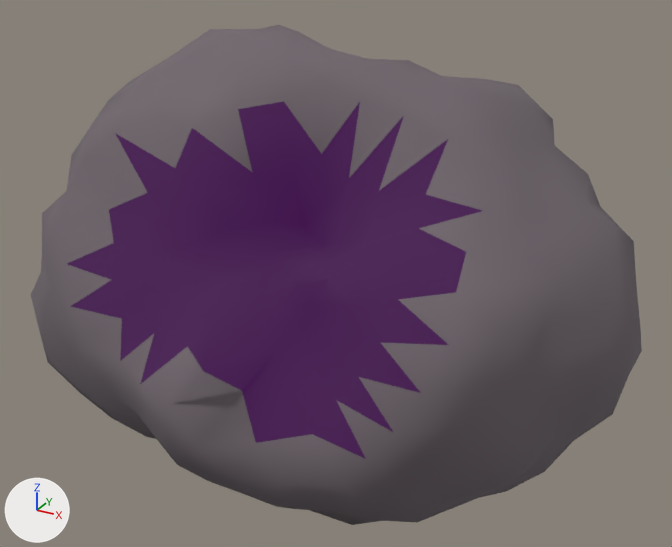
An edit to the glTF model assets/asteroids/asteroid_03.glb, drawn before and after from the same camera.
Rendered twice from a 50 mm camera at (1.58, -2.88, 1.48) aimed at (0.02, -0.03, 0.05). Lighting does not change. The marker at lower left points along +X, +Y and +Z. The picture after the commit comes second.

In view in the first picture: 'Asteroid_03'.
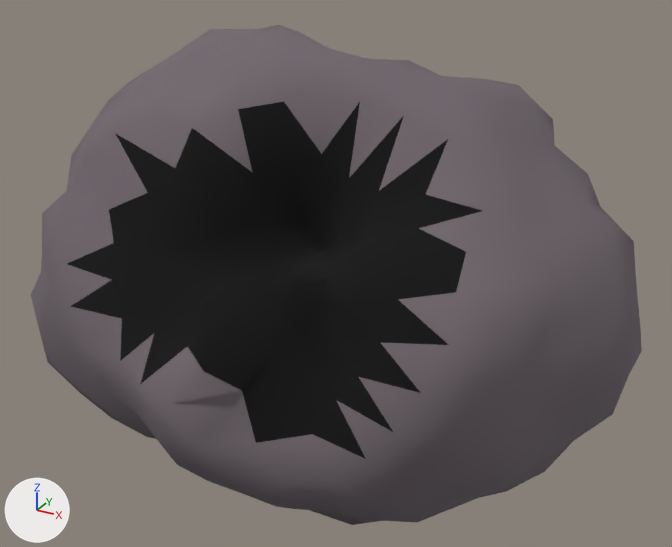
Changed parts and their boxes [x1, y1, x2, y2] in the pictures (672 x 547 px):
'Asteroid_03', recoloured, surface changed (darker)
    both: [65, 99, 484, 461]

Edits to the bpy script that builds the scene:
```text
Change mat_asteroidcrater_03:
    mat_asteroidcrater_03.base_color: (0.02, 0.01, 0.02) -> (0.0, 0.0, 0.0)  # black #271927 -> black #000000
    remove mat_asteroidcrater_03.emission_color = (0.042, 0.0, 0.063)  # dark purple #3a0047
    remove mat_asteroidcrater_03.emission_strength = 1.0
```
